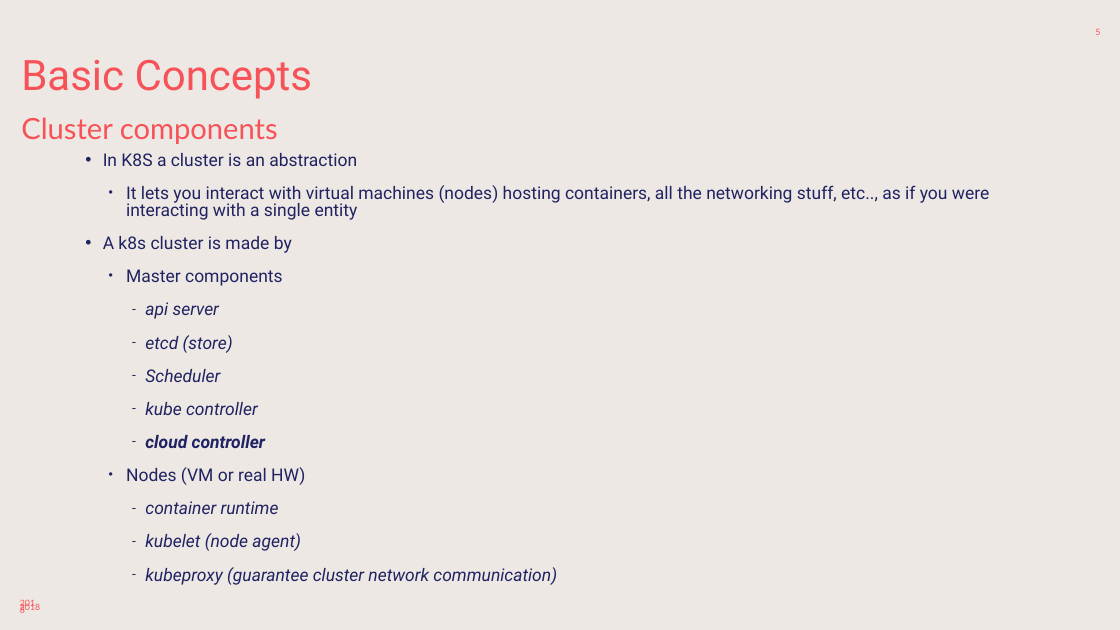
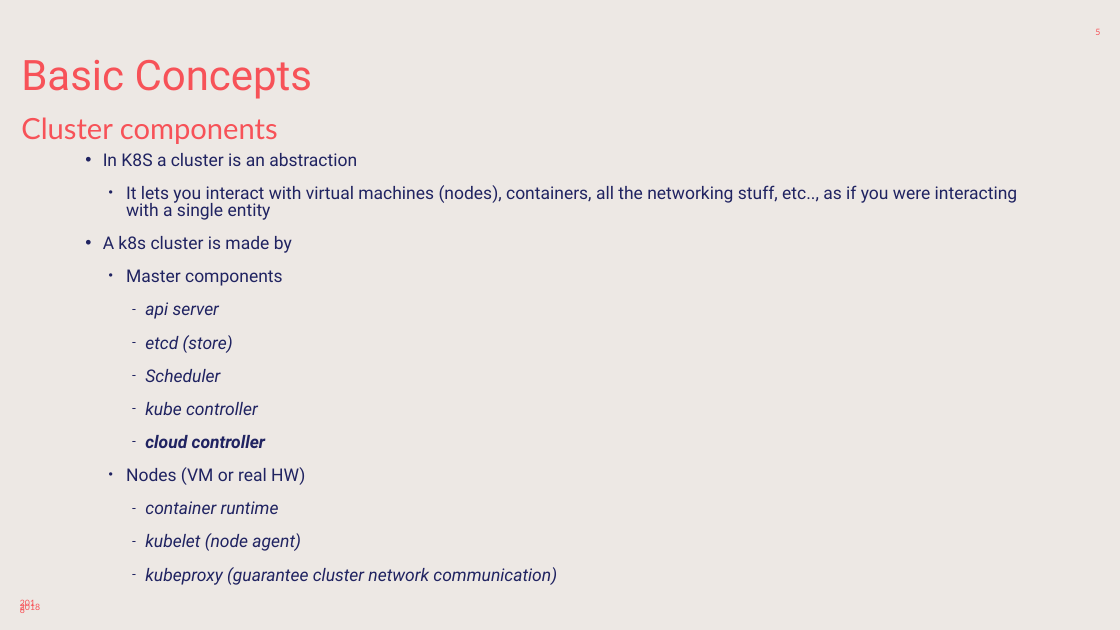
Before and after one commit to sabbadino/deltatre-community-meetups-session-3, a slide deck: slide 5 of K8s-basic.pptx. Drawn at 1120x630 pixels with LibreOffice and Linux fonts; fonts in the diff are those of the drawing; background and template pictures are left out. Boxes give left, top, right and bottom in pixels: in the first picture for what was removed or moved away, otherwise in the second. Text is boxed around its words. In the diff, an @@ line names an element or a change of style, - is before the commit and + after.

```diff
--- a/K8s-basic.pptx
+++ b/K8s-basic.pptx
@@ text at [126,185,1018,220]: text changed @@
-  • It lets you interact with virtual machines (nodes) hosting containers, all the networking stuff, etc.., as if you were interacting with a single entity
+  • It lets you interact with virtual machines (nodes), containers, all the networking stuff, etc.., as if you were interacting with a single entity
```
Also in this commit, not shown: 5 other slides changed.
